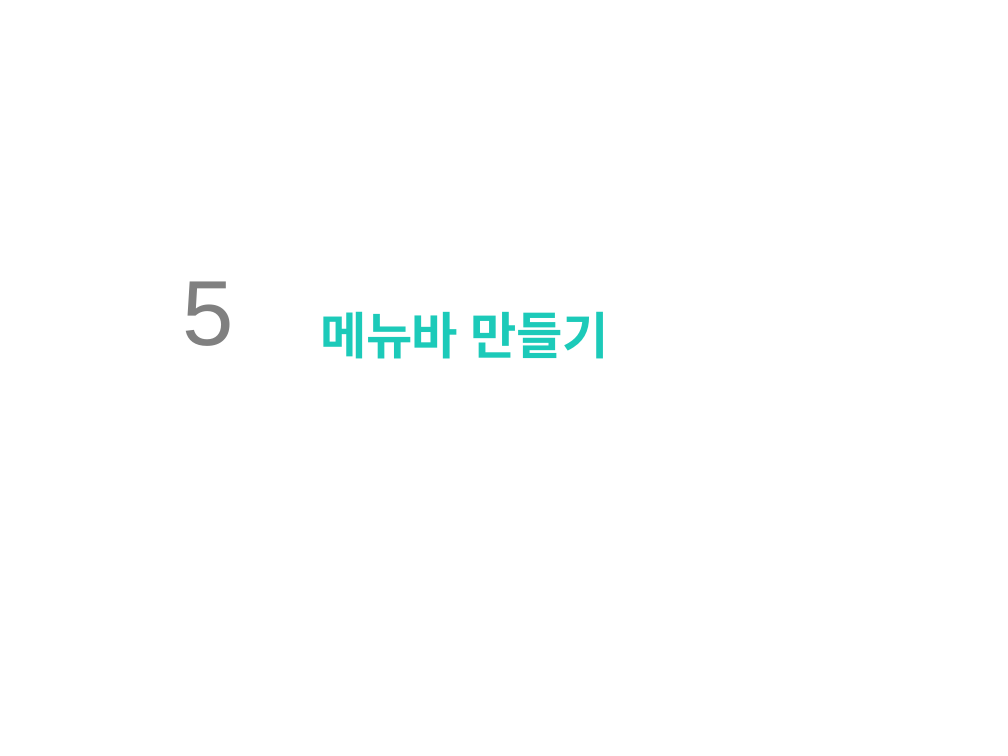
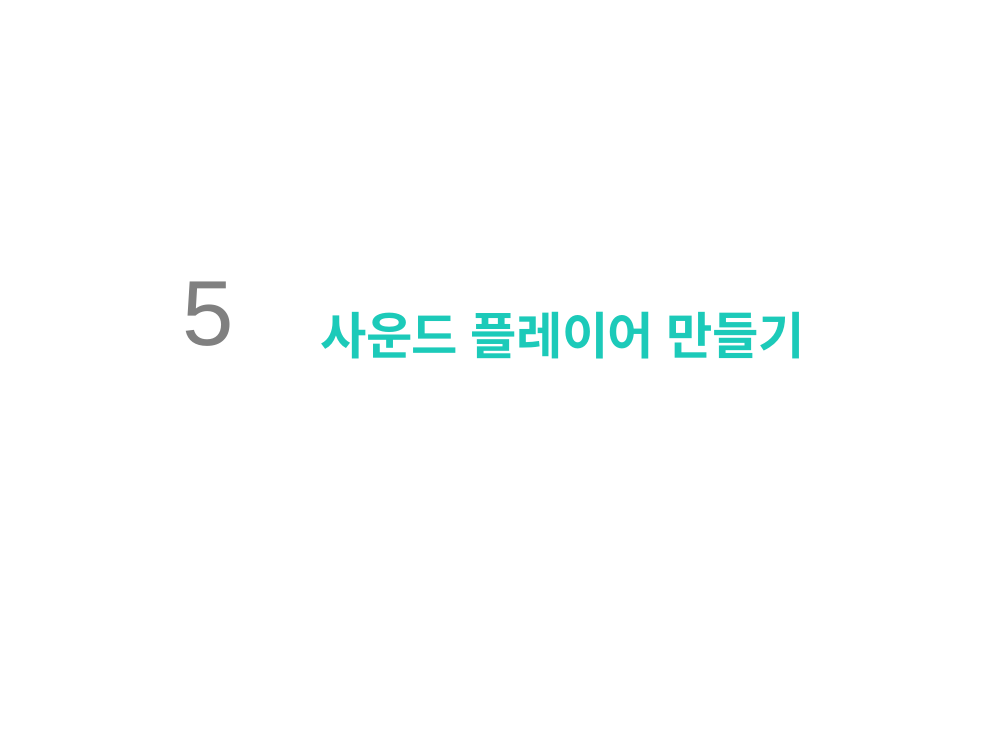
Before and after one commit to clianor/Unity-Final-Project, a slide deck: slide 47 of 기말과제.pptx. Drawn at 1008x756 pixels with LibreOffice and Linux fonts; fonts in the diff are those of the drawing; background and template pictures are left out. Boxes give left, top, right and bottom in pixels: in the first picture for what was removed or moved away, otherwise in the second. Text is boxed around its words. In the diff, an @@ line names an element or a change of style, - is before the commit and + after.

```diff
--- a/기말과제.pptx
+++ b/기말과제.pptx
@@ text at [320, 311, 805, 359]: text changed @@
-메뉴바 만들기
+사운드 플레이어 만들기
```
Also in this commit, not shown: 5 slides added, 1 slide removed, 18 other files.
